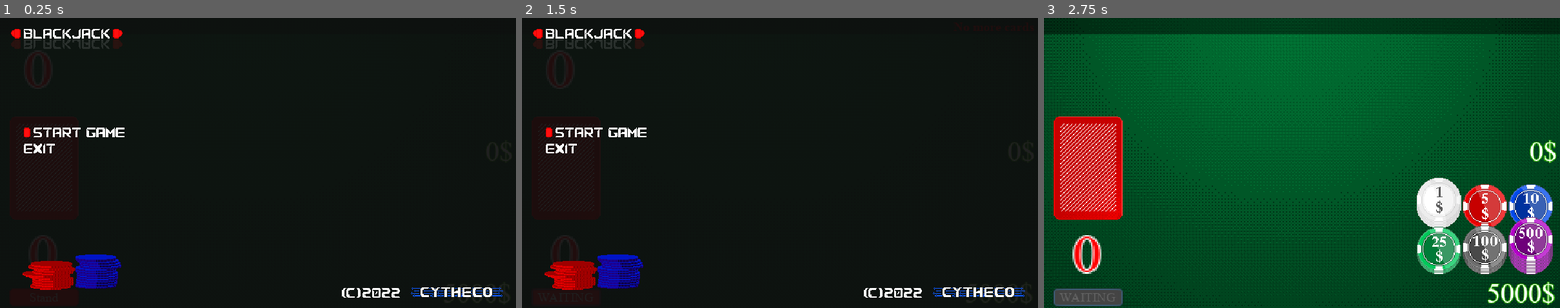
Above: before the commit, frames 1-3 (left to right).
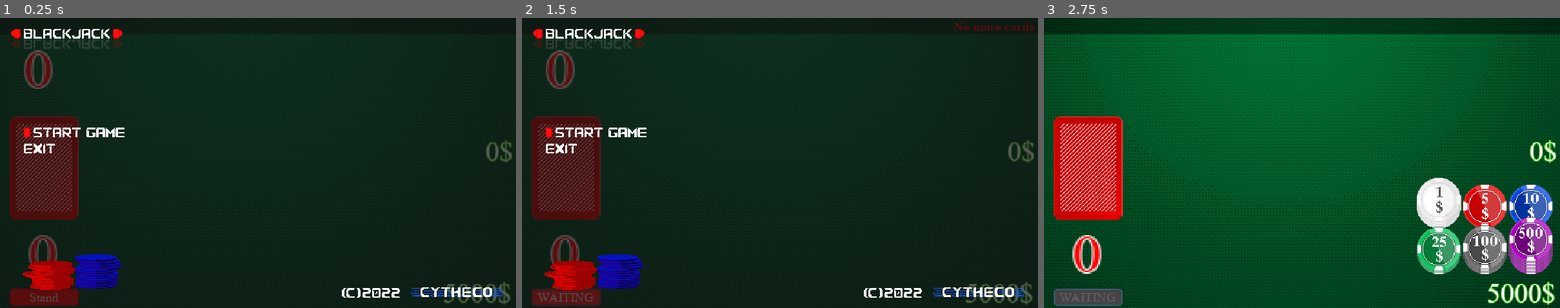
Above: after the commit, the same moments.

Repository: Cydeamon/Blackjack
Game: Godot game, scene res://Main.tscn
Same seed, same stepped clock (60 frames per second), same inputs: the game is played once before the commit and once after it.
Inputs (mouse positions are in pixels of both pictures, inside the frame that each line leads up to):
- Up to frame 1 (0.25 s): no input
- Up to frame 2 (1.5 s): click "Stand" at 0.5 s; click "WAITING" at 1.25 s
- Up to frame 3 (2.75 s): tap Enter (ui_accept) at 2 s; move the mouse to (1121, 131) at 2.02 s; hold Up (ui_up) from 2.03 s (still down); hold Enter (ui_accept) from 2.03 s (still down); click (1121, 131) at 2.17 s

The runs differ from the first frame. In frame 1, 15% of the frame differs, in the area x 1-100%, y 5-100%; in frame 2, 15%, in the area x 1-100%, y 1-100%; in frame 3, nothing differs.

Commit message:
Mouse support

Diff:
--- a/Main.gd
+++ b/Main.gd
@@ -431,32 +431,35 @@
 func _on_ReadyButton_mouse_entered():
 	$UI/GameUI/NoteLabel.text = "No more cards"
 
-
-func _on_menu_option_mouse_entered(menu_index):
-	print("MOUSE")
-	current_menu_option_index = menu_index
-	update_menu()
-
-
 func _unhandled_input(event):
 	if menu_mode && event.is_action_pressed("ui_down"):
 		select_next_menu_option()
-
 	elif menu_mode && event.is_action_pressed("ui_up"):
 		select_prev_menu_option()
-
 	elif menu_mode && event.is_action_pressed("ui_cancel") && game_was_started:
 		close_menu()
-
 	elif !menu_mode && event.is_action_pressed("ui_cancel"):
 		init_menu()
 		$UI/Menu/MenuOptions/start_resume_game.texture = resume_menu_texture
 
 	elif menu_mode && event.is_action_pressed("ui_accept"):
-		match (menu_options[current_menu_option_index].name):
-			"start_resume_game":
-				close_menu()
-				start_game()
-				game_was_started = true
-			"exit_game":
-				get_tree().quit()
+		process_menu_select()
+
+func process_menu_select():
+	match (menu_options[current_menu_option_index].name):
+		"start_resume_game":
+			close_menu()
+			start_game()
+			game_was_started = true
+		"exit_game":
+			get_tree().quit()
+
+
+func _on_menu_option_mouse_event(viewport:Node, event:InputEvent, shape_idx:int, menu_index:int):
+	current_menu_option_index = menu_index
+
+	if event is InputEventMouseButton && event.is_pressed():
+		process_menu_select()
+
+	if event is InputEventMouseMotion:
+		update_menu()
--- a/Main.tscn
+++ b/Main.tscn
@@ -147,17 +147,13 @@
 z_index = 1
 texture = ExtResource( 9 )
 
-[node name="ColorRect" type="ColorRect" parent="UI/Menu"]
-margin_right = 640.0
-margin_bottom = 361.0
-color = Color( 0, 0, 0, 0.74902 )
-
 [node name="current_option_indicator" type="Sprite" parent="UI/Menu"]
 z_index = 2
 texture = ExtResource( 12 )
 centered = false
 
 [node name="MenuOptions" type="Node2D" parent="UI/Menu"]
+process_priority = 1
 position = Vector2( 29, 136 )
 z_index = 1
 
@@ -166,9 +162,12 @@
 centered = false
 
 [node name="Area2D" type="Area2D" parent="UI/Menu/MenuOptions/start_resume_game"]
+z_index = 50
+z_as_relative = false
 
 [node name="CollisionShape2D" type="CollisionShape2D" parent="UI/Menu/MenuOptions/start_resume_game/Area2D"]
 position = Vector2( 56.5, 6 )
+z_index = 5
 shape = SubResource( 11 )
 
 [node name="exit_game" type="Sprite" parent="UI/Menu/MenuOptions"]
@@ -178,9 +177,12 @@
 
 [node name="Area2D" type="Area2D" parent="UI/Menu/MenuOptions/exit_game"]
 position = Vector2( 0, 20 )
+z_index = 50
+z_as_relative = false
 
 [node name="CollisionShape2D" type="CollisionShape2D" parent="UI/Menu/MenuOptions/exit_game/Area2D"]
 position = Vector2( 56.5, 6 )
+z_index = 5
 shape = SubResource( 11 )
 
 [node name="GameUI" type="Node" parent="UI"]
@@ -304,8 +306,8 @@
 [node name="GiveEnemyCardTimer" type="Timer" parent="Timers"]
 one_shot = true
 
-[connection signal="mouse_entered" from="UI/Menu/MenuOptions/start_resume_game/Area2D" to="." method="_on_menu_option_mouse_entered" binds= [ "0" ]]
-[connection signal="mouse_entered" from="UI/Menu/MenuOptions/exit_game/Area2D" to="." method="_on_menu_option_mouse_entered" binds= [ 1 ]]
+[connection signal="input_event" from="UI/Menu/MenuOptions/start_resume_game/Area2D" to="." method="_on_menu_option_mouse_event" binds= [ 0 ]]
+[connection signal="input_event" from="UI/Menu/MenuOptions/exit_game/Area2D" to="." method="_on_menu_option_mouse_event" binds= [ 1 ]]
 [connection signal="mouse_entered" from="UI/GameUI/ReadyButton" to="." method="_on_ReadyButton_mouse_entered"]
 [connection signal="mouse_exited" from="UI/GameUI/ReadyButton" to="." method="clear_note_text"]
 [connection signal="pressed" from="UI/GameUI/ReadyButton" to="." method="_on_ReadyButton_pressed"]
